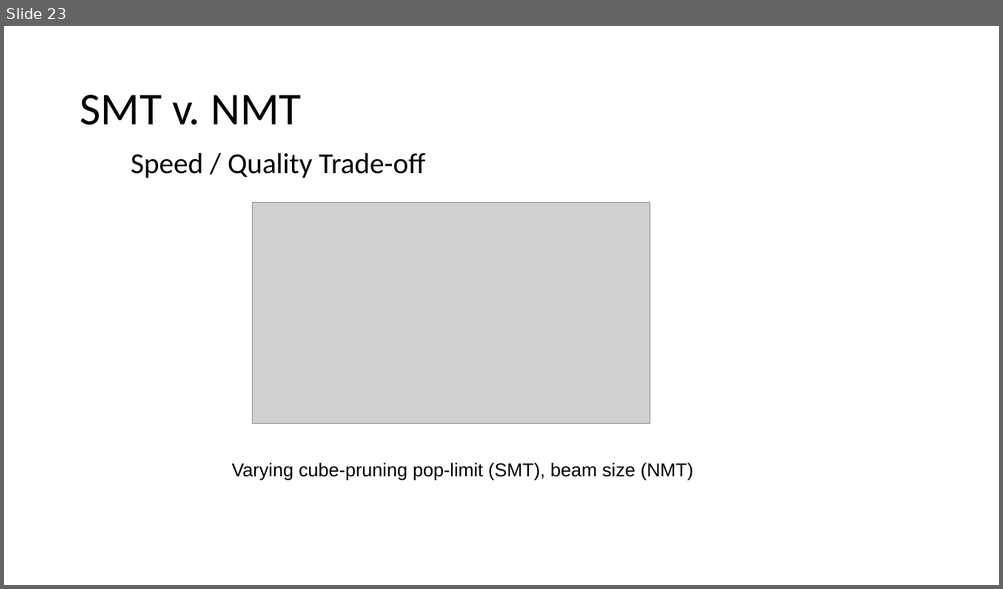
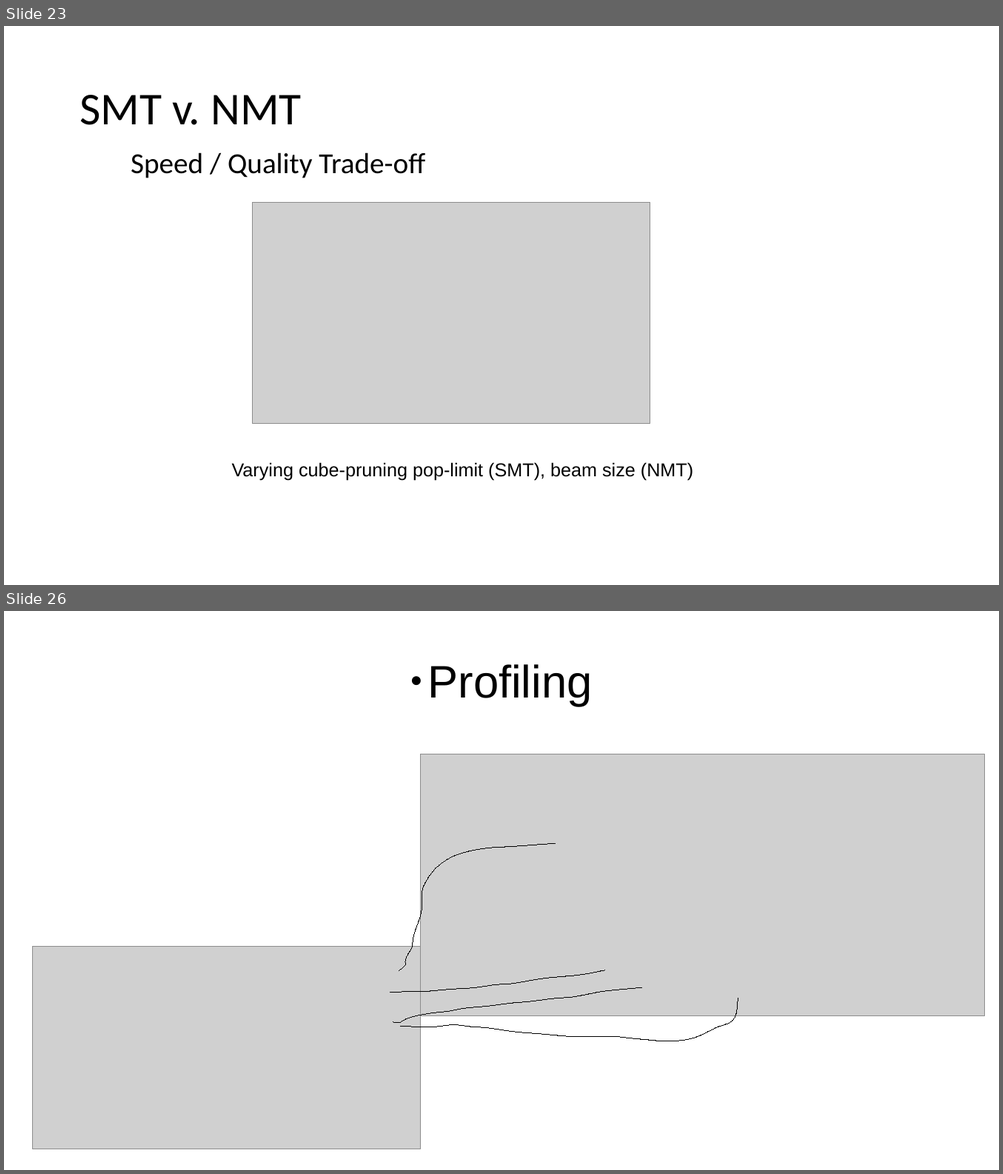
Before and after one commit to hieuhoang/papers, a slide deck: ms.2019/smt.pptx. Shown one above the other, each under a label of ours: slide 23 before the commit, slides 23 and 26 after it; the slides between them are not shown. The pictures are 1003x589 and 1003x1174 pixels, drawn with LibreOffice and Linux fonts; fonts in the diff are those of the drawing; grey boxes stand for pictures; background and template pictures are left out. Boxes give left, top, right and bottom in pixels: in the first picture for what was removed or moved away, otherwise in the second. Text is boxed around its words. In the diff, an @@ line names an element or a change of style, - is before the commit and + after.

```diff
--- a/ms.2019/smt.pptx
+++ b/ms.2019/smt.pptx
@@ slide 26 added at (4,611,999,1170), background #FFFFFF @@
@@ text added at (427,664,592,706), 44 pt, text #000000 @@
+● Profiling
@@ picture added at (421,755,984,1016) @@
@@ freeform shape added at (398,844,555,971), outline #000000 0.75 pt @@
@@ picture added at (32,947,421,1149) @@
@@ freeform shape added at (390,971,606,992), outline #000000 0.75 pt @@
@@ freeform shape added at (392,988,641,1023), outline #000000 0.75 pt @@
@@ freeform shape added at (400,998,740,1042), outline #000000 0.75 pt @@
```
Also in this commit, not shown: 2 slides changed, 23 other slides added, 2 other files.
